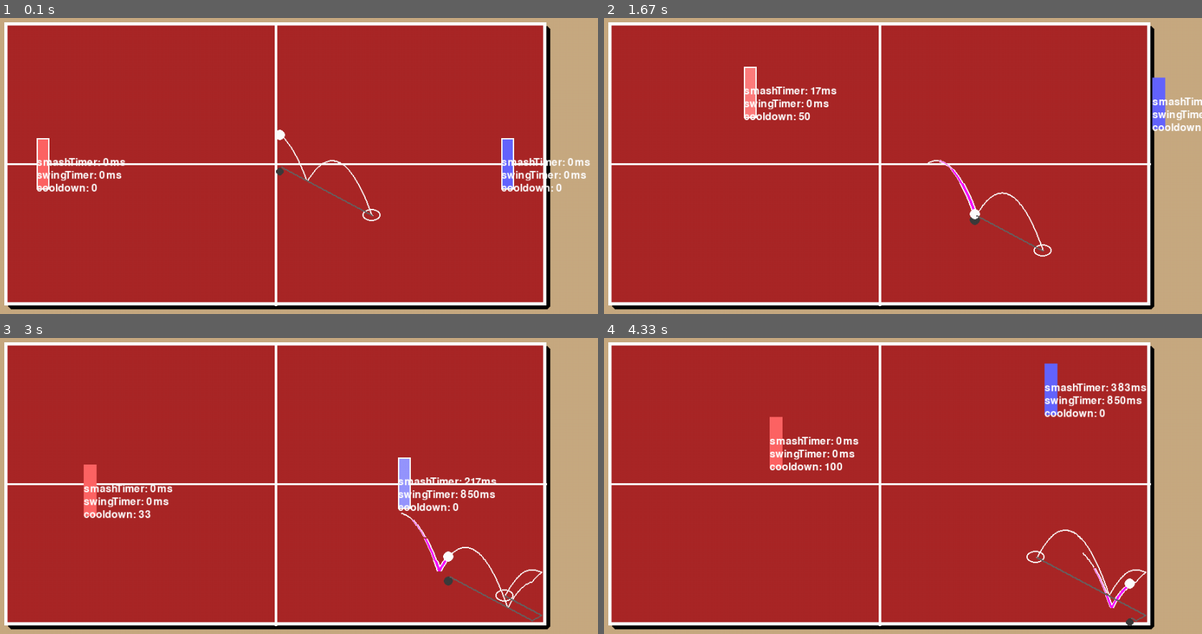
Above: before the commit, frames 1-4 (two rows, left to right).
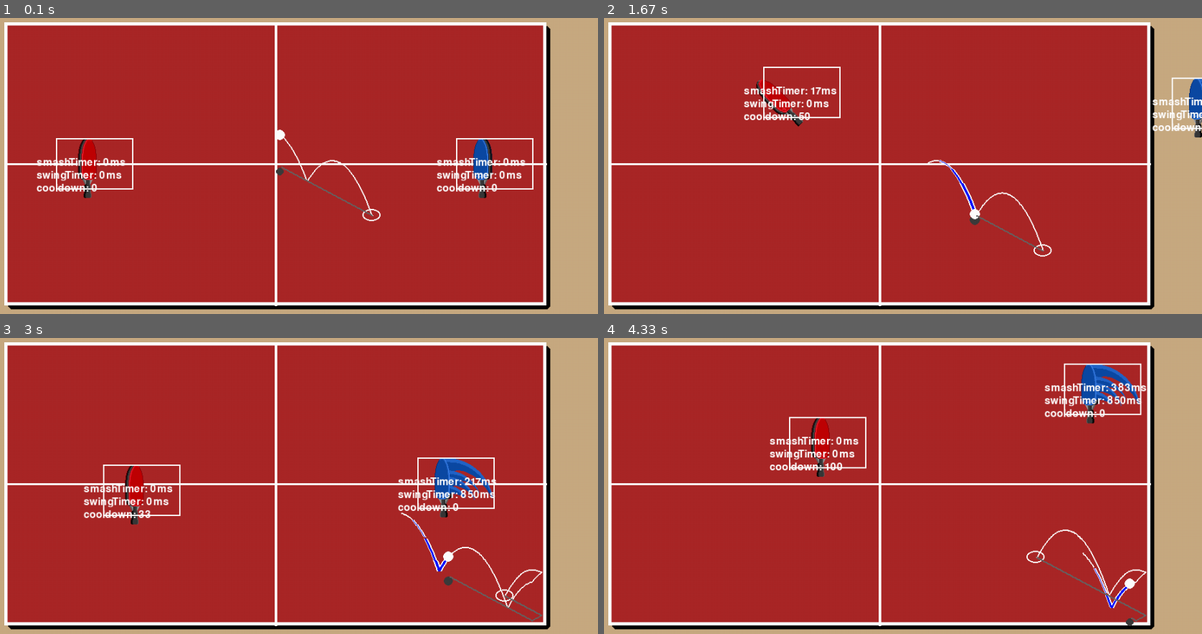
Above: after the commit, the same moments.

Repository: adhritarchak/CSI-2999-Group-C
Game: pygame game, started from game.py
Same seed, same stepped clock (60 frames per second), same inputs: the game is played once before the commit and once after it.
Inputs:
- Up to frame 1 (0.1 s): no input
- Up to frame 2 (1.67 s): tap E at 0.33, 1.65 s; hold Right 0.67-1.13 s; hold D 0.67-1.13 s; tap , at 0.82 s; hold Up 1.17-1.47 s; hold W 1.17-1.47 s; tap . at 1.32 s; hold Right from 1.5 s (still down); hold D from 1.5 s (still down)
- Up to frame 3 (3 s): release Right at 1.97 s; release D at 1.97 s; hold Left 2-2.53 s; hold A 2-2.53 s; tap , at 2.15 s; hold Down 2.57-2.87 s; hold S 2.57-2.87 s; tap . at 2.72 s; hold Left from 2.9 s (still down); hold A from 2.9 s (still down)
- Up to frame 4 (4.33 s): tap E at 3.05 s; release Left at 3.3 s; release A at 3.3 s; hold Up 3.33-3.7 s; hold W 3.33-3.7 s; tap , at 3.48 s; hold Right from 3.73 s (still down); hold D from 3.73 s (still down); tap . at 3.88 s

The runs differ from the first frame. In frame 1, 2.7% of the frame differs, in the area x 6-99%, y 40-61%; in frame 2, 1.7%; in frame 3, 2.4%; in frame 4, 2.5%.

Commit message:
Sprites and animation are done

Diff:
--- a/Enums.py
+++ b/Enums.py
@@ -36,6 +36,3 @@
 SHADOW = (0, 50, 0, 100)
 PADDLE1_COLOR = (255, 100, 100)
 PADDLE2_COLOR = (100, 100, 255)
-
-# Other constants
-MAX_VELOCITY = 10
--- a/Pong.py
+++ b/Pong.py
@@ -7,6 +7,7 @@
 # Class to work the paddles
 class PongPaddle:
     paddleSurface: pg.Surface
+    hitbox: pg.Rect
     position: tuple[float, float]
     bounds: tuple[float, float, float, float]
     speed: float
@@ -16,6 +17,7 @@
     color: tuple[int, int, int]
     font = None
     viewDebug: bool = False
+    sprites: list[pg.Surface] = None
 
     can_swing: bool = True
     swinging: bool = False
@@ -42,20 +44,17 @@
     smashKey: int = -1
 
     def __init__(self, width: int, height: int, color: tuple[int, int, int],
-             initialPos: tuple[float, float] = (0, 0), speed: float = 1):
-        self.paddleSurface = pg.Surface((width, height))
+             initialPos: tuple[float, float] = (0, 0), speed: float = 1, images: list[pg.Surface] = None):
+        self.sprites = images
+        self.paddleSurface = images[0]
+        self.hitbox = pg.Rect(initialPos[0], initialPos[1], width, height)
         self.color = rgb_to_hsv(*color)
-        self.fillSurface(color)
+        # self.fillSurface(color)
         self.font = pg.font.Font(None, 24)
-
         self.position = initialPos
         self.speed = speed
         self.currentSpeed = speed
         self.velocity = (0, 0)
-
-    def fillSurface(self, color: tuple[int, int, int]):
-        self.paddleSurface.fill(color)
-        pg.draw.rect(surface=self.paddleSurface, color=WHITE, rect=self.paddleSurface.get_rect(), width=2)
     def brighten(self, amount: float) -> tuple[int, int, int]:
         '''Brightens the paddle's color by the specified amount (between 0 and 255) and returns the new color.'''
         h, s, v = self.color
@@ -67,8 +66,12 @@
         # print(f"New RGB color: {new_color}")
         return (new_color)
 
-    def get_rect(self):
-        return self.paddleSurface.get_rect()
+    def get_hitbox(self):
+        return self.hitbox
+    def set_hitbox_pos(self, x_offset: float = 0, y_offset: float = 0):
+        x = self.position[X] + x_offset
+        y = self.position[Y] + y_offset
+        self.hitbox = pg.Rect(x, y, self.hitbox.width, self.hitbox.height)
 
     def setPosition(self, x: float, y: float):
         self.position = (x, y)
@@ -131,30 +134,29 @@
             self.position[X] + self.velocity[X] * dt / 1000,
             self.position[Y] + self.velocity[Y] * dt / 1000
         )
+        self.set_hitbox_pos(30)
     def process_swing(self, dt: int):
         if not self.swinging:
             return
         self.swingTimer += dt
         if self.swingTimer <= self.swingBackTime // 2:
-            pass # Stay on frame 2
+            self.paddleSurface = self.sprites[1] # Advance to frame 2
         elif self.swingTimer > self.swingBackTime // 2 and self.swingTimer <= self.swingBackTime:
-            pass # Advance to frame 3
+            self.paddleSurface = self.sprites[2] # Advance to frame 3
         else:
             self.swing_forward(self.swingTimer - self.swingBackTime)
 
     def swing_forward(self, timer: int):
         if timer <= self.swingForwardTime / 4:
             self.can_hit_ball = not self.has_hit_ball
-            self.fillSurface(self.brighten(50)) # Brighten the paddle when the hitbox is active
-            # Advance to frame 4 and activate the hitbox
+            self.paddleSurface = self.sprites[3] # Advance to frame 4
         elif timer > self.swingForwardTime / 4 and timer <= self.swingForwardTime / 2:
-            pass # Advance to frame 5
+            self.paddleSurface = self.sprites[4] # Advance to frame 5
         elif timer > self.swingForwardTime / 2 and timer <= self.swingForwardTime * 3 / 4:
             self.can_hit_ball = False
-            self.paddleSurface.fill(self.brighten(0)) # Reset color after swing
-            # Advance to frame 6 and deactivate the hitbox
+            self.paddleSurface = self.sprites[5] # Advance to frame 6 and deactivate the hitbox
         elif timer > self.swingForwardTime * 3 / 4 and timer <= self.swingForwardTime:
-            pass # Advance to frame 7
+            self.paddleSurface = self.sprites[6] # Advance to frame 7
         elif timer > self.swingForwardTime:
             self.swinging = False
             self.smash_swinging = False
@@ -164,7 +166,7 @@
             self.smashPower = 0
             self.currentSpeed = self.speed
             self.has_hit_ball = False
-                # Return to frame 1
+            self.paddleSurface = self.sprites[0] # Reset to frame 1
 
     def process_smash(self, dt: int):
         if not self.smash_charging:
@@ -183,16 +185,17 @@
         self.smashTimer += dt
         if self.smashTimer < self.smashHoldTime:
             self.currentSpeed = self.speed * 0.5
-            self.fillSurface(self.brighten(25)) # Brighten the paddle while charging the smash
-            # advance to frame 2
+            # self.fillSurface(self.brighten(25)) # Brighten the paddle while charging the smash
+            self.paddleSurface = self.sprites[1]
         else:
             self.currentSpeed = self.speed * 0.2
-            self.fillSurface(self.brighten(50)) # Brighten the paddle more when the smash is fully charged
-            # advance to frame 3
+            # self.fillSurface(self.brighten(50)) # Brighten the paddle more when the smash is fully charged
+            self.paddleSurface = self.sprites[2]
 
     def draw(self, screen: pg.Surface):
         screen.blit(self.paddleSurface, self.position)
         if self.viewDebug:
+            pg.draw.rect(screen, WHITE, self.hitbox, 2)
             text = self.font.render(f"smashTimer: {int(self.smashTimer)}ms", True, WHITE)
             screen.blit(text, (self.position[X], self.position[Y] + 30))
             text = self.font.render(f"swingTimer: {int(self.swingTimer)}ms", True, WHITE)
--- a/ball.py
+++ b/ball.py
@@ -54,12 +54,14 @@
     ellipse_scale: tuple[float, float] = (1.8, 1.2)  # scale of the ellipse drawn at the predicted landing position (x scale, y scale)
     trailPositions: TrailQueue
     trailThickness: int = 8
-
-    def __init__(self, x, y, height, speed_x, speed_y, radius, spin = 0):
+    max_velocity: float = 15
+
+    def __init__(self, x, y, height, speed_x, speed_y, radius, max_velocity, spin = 0):
         self.__position = (x, y, height)
         self.__velocity = (speed_x, speed_y, 0)  # Vertical speed starts at 0
         self.__bounds = (0, 600, 0, 800)  # Default bounds for the ball to move in (top, bottom, left, right)
         self.radius = radius
+        self.max_velocity = max_velocity
 
         self.trailPositions = TrailQueue(length=50)
         self.spin = spin
@@ -77,6 +79,13 @@
         return self.__velocity[HEIGHT] < 0
     def xy_pos(self) -> tuple[float, float]:
         return (self.__position[X], self.__position[Y])
+
+    def clamp_velocity(self):
+        speed_x, speed_y, speed_z = self.__velocity
+        speed = sqrt(speed_x ** 2 + speed_y ** 2)
+        if speed > self.max_velocity:
+            scale = self.max_velocity / speed
+            self.__velocity = (speed_x * scale, speed_y * scale, speed_z)
 
     def set_bounds(self, top, bottom, left, right):
         self.__bounds = (top, bottom, left, right)
@@ -223,7 +232,7 @@
         if self.trailPositions.length() < 2:
             return
         points = self.trailPositions.positionList()
-        trailColor = hsv_to_rgb(1 - min(self.velocityMagnitude() / MAX_VELOCITY, 1), 1, 1)
+        trailColor = hsv_to_rgb(1 - min(self.velocityMagnitude() / self.max_velocity, 1), 1, 1)
         trailColor = (
             int(trailColor[0] * 255),
             int(trailColor[1] * 255),
--- a/config.json
+++ b/config.json
@@ -15,7 +15,7 @@
     },
     "Paddle Physics": {
         "Paddle_Boost": 1.4,
-        "Paddle_Width": 20,
+        "Paddle_Width": 120,
         "Paddle_Height": 80,
         "BasePaddleSpeed": 400,
         "SmashChargeSpeedMult": 0.5,
@@ -29,7 +29,7 @@
         "Max_Height": 25,
         "Gravity": 0.35,
         "BounceSpeedLost": 0.85,
-        "Max_Speed": 10,
+        "Max_Speed": 5,
         "Bounce_MinZ": 8,
         "paddle_hit_boost": 1.5,
         "init_x": 500,
--- a/game.py
+++ b/game.py
@@ -3,6 +3,7 @@
 from Pong import *
 pygame.init()
 
+# Load config from JSON file
 with open('config.json') as f:
     config = json.load(f)
     screenConfig = config['Window']
@@ -10,6 +11,9 @@
     paddleConfig = config['Paddle Physics']
     ballConfig = config['Ball Physics']
     colorConfig = config['colors']
+
+paddle1Images = [pygame.image.load(f"assets/Red Paddle {i}.png") for i in range(1, 8)]
+paddle2Images = [pygame.image.load(f"assets/Blue Paddle {i}.png") for i in range(1, 8)]
 
 # Window Setup
 screen = pygame.display.set_mode((screenConfig['Width'], screenConfig['Height']))
@@ -40,7 +44,7 @@
 Smash2_hit = False
 Smash2_hit_time = 0
 
-#sample paddles
+#paddles setup
 paddle1_x = Left_Boundary + 50
 paddle1_y = Center_y - paddleConfig['Paddle_Height'] // 2
 
@@ -48,9 +52,9 @@
 paddle2_y = Center_y - paddleConfig['Paddle_Height'] // 2
 
 paddle1 = PongPaddle(width=paddleConfig['Paddle_Width'], height=paddleConfig['Paddle_Height'], color = colorConfig['Paddle 1'],
-                     initialPos=(paddle1_x, paddle1_y), speed=paddleConfig['BasePaddleSpeed'])
+                     initialPos=(paddle1_x, paddle1_y), speed=paddleConfig['BasePaddleSpeed'], images=paddle1Images)
 paddle2 = PongPaddle(width=paddleConfig['Paddle_Width'], height=paddleConfig['Paddle_Height'], color=colorConfig['Paddle 2'],
-                     initialPos=(paddle2_x, paddle2_y), speed=paddleConfig['BasePaddleSpeed'])
+                     initialPos=(paddle2_x, paddle2_y), speed=paddleConfig['BasePaddleSpeed'], images=paddle2Images)
 
 paddle1.setBounds(Top_Boundary, Bot_Boundary, Left_Boundary, Right_Boundary)
 paddle2.setBounds(Top_Boundary, Bot_Boundary, Left_Boundary, Right_Boundary)
@@ -88,7 +92,8 @@
     )
 
 ball = Ball(x=ballConfig['init_x'], y=ballConfig['init_y'], height=ballConfig['init_height'],
-             speed_x=ballConfig['init_vel_x'], speed_y=ballConfig['init_vel_y'], radius=ballConfig['Radius'])
+             speed_x=ballConfig['init_vel_x'], speed_y=ballConfig['init_vel_y'],
+             radius=ballConfig['Radius'], max_velocity=ballConfig['Max_Speed'])
 ball.set_bounds(top=Top_Boundary, bottom=Bot_Boundary, left=Left_Boundary, right=Right_Boundary)
 
 ball.do_draw_prediction(screenConfig['View_Debug'])
@@ -133,16 +138,17 @@
     paddle1.process_smash(dt)
     paddle2.process_smash(dt)
 
-    if ball.within_rect(paddle1.get_rect(), paddle1.position) and paddle1.can_hit_ball:
+    if ball.within_rect(paddle1.get_hitbox(), (0, 0)) and paddle1.can_hit_ball:
         ball.bounce(1, paddle1.swingAngle)
         ball.impulse((paddle1.velocity[X] * 0.01 * dt / 1000, paddle1.velocity[Y] * 0.1 * dt / 1000))
         ball.multiplyVelocity(1 + (ballConfig['paddle_hit_boost'] * paddle1.smashPower))
         paddle1.has_hit_ball = True # Prevent multiple hits in one swing
-    if ball.within_rect(paddle2.get_rect(), paddle2.position) and paddle2.can_hit_ball:
+    if ball.within_rect(paddle2.get_hitbox(), (0, 0)) and paddle2.can_hit_ball:
         ball.bounce(-1, paddle2.swingAngle)
         ball.impulse((paddle2.velocity[X] * 0.01 * dt / 1000, paddle2.velocity[Y] * 0.1 * dt / 1000))
         ball.multiplyVelocity(1 + (ballConfig['paddle_hit_boost'] * paddle2.smashPower))
         paddle2.has_hit_ball = True # Prevent multiple hits in one swing
+    ball.clamp_velocity()
 
     draw_table()
 
Binary file added: assets/Blue Paddle 1.png
Binary file added: assets/Blue Paddle 2.png
Binary file added: assets/Blue Paddle 3.png
Binary file added: assets/Blue Paddle 4.png
Binary file added: assets/Blue Paddle 5.png
Binary file added: assets/Blue Paddle 6.png
Binary file added: assets/Blue Paddle 7.png
Binary file added: assets/Red Paddle 1.png
Binary file added: assets/Red Paddle 2.png
Binary file added: assets/Red Paddle 3.png
Binary file added: assets/Red Paddle 4.png
Binary file added: assets/Red Paddle 5.png
(and 2 more such lines)
